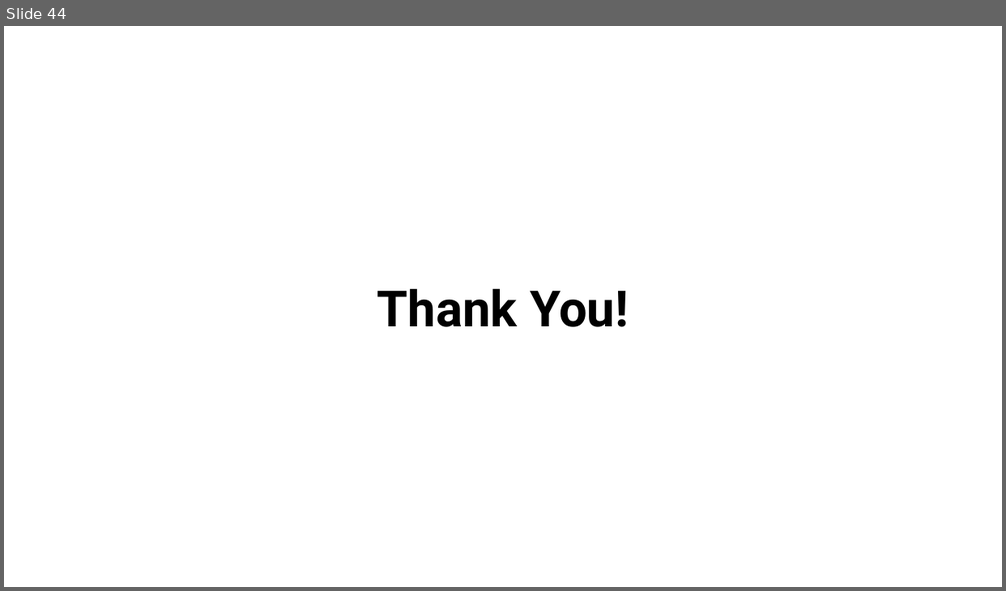
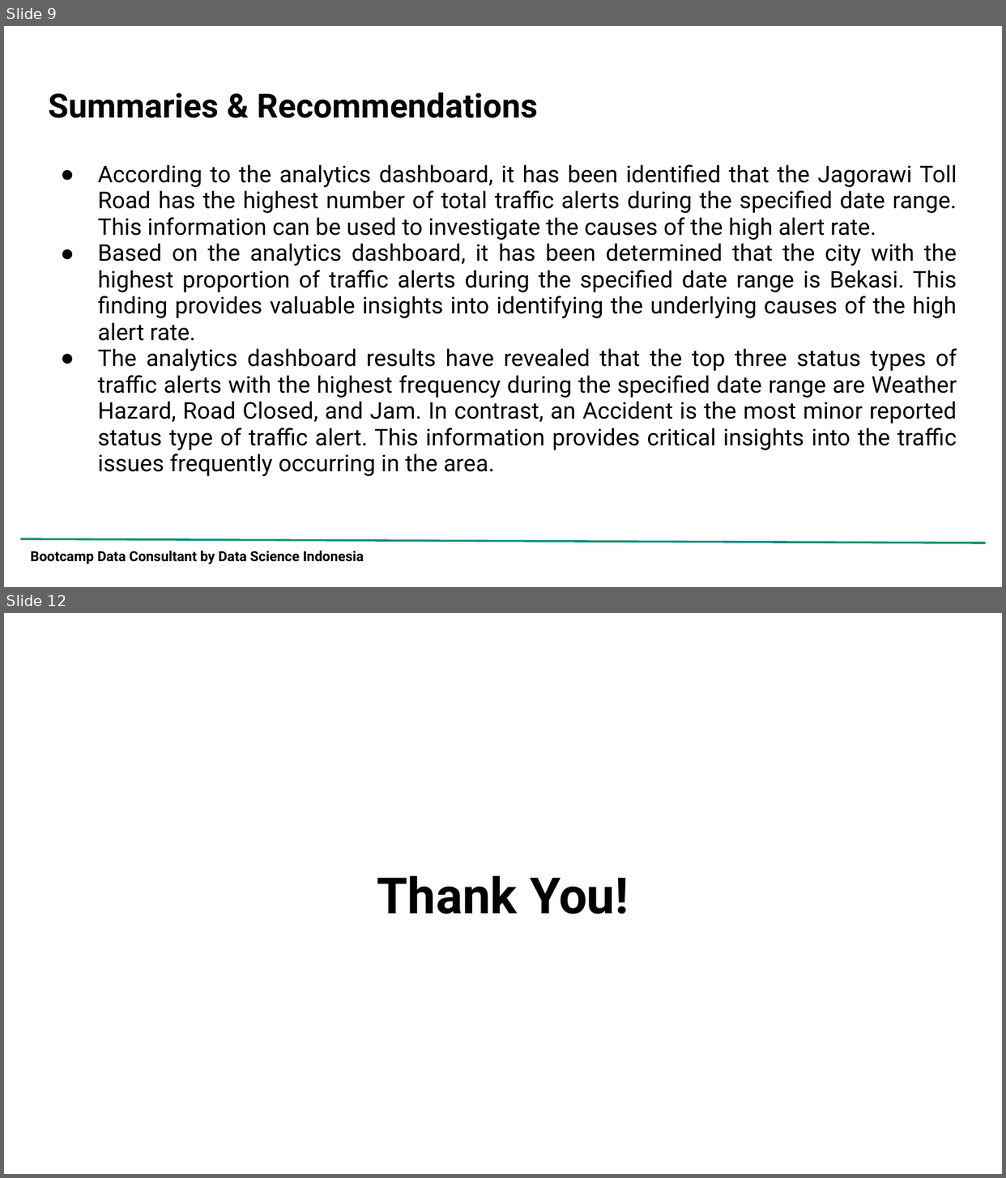
Before and after one commit to adrn-mm/DSLS_Mini-Project-DA_Adrian-Maulana-Muhammad, a slide deck: reports/Project Report_Mini Project DA_Adrian Maulana Muhammad.pptx. Shown one above the other, each under a label of ours: slide 44 before the commit, slides 9 and 12 after it; the slides between them are not shown. The pictures are 1006x591 and 1006x1178 pixels, drawn with LibreOffice and Linux fonts; fonts in the diff are those of the drawing; background and template pictures are left out. Boxes give left, top, right and bottom in pixels: in the first picture for what was removed or moved away, otherwise in the second. Text is boxed around its words. In the diff, an @@ line names an element or a change of style, - is before the commit and + after.

Commit message:
Updating project report

```diff
--- a/reports/Project Report_Mini Project DA_Adrian Maulana Muhammad.pptx
+++ b/reports/Project Report_Mini Project DA_Adrian Maulana Muhammad.pptx
@@ slide 9 added at bbox=[4, 26, 1002, 587], background picture (left out) @@
@@ title added at bbox=[48, 92, 537, 118], 24 pt, text #000000, bold @@
+Summaries & Recommendations
@@ text added at bbox=[98, 165, 957, 476], 16.6 pt, text #000000 @@
+● According to the analytics dashboard, it has been identified that the Jagorawi Toll Road has the highest number of total traffic alerts during the specified date range. This information can be used to investigate the causes of the high alert rate.
+● Based on the analytics dashboard, it has been determined that the city with the highest proportion of traffic alerts during the specified date range is Bekasi. This finding provides valuable insights into identifying the underlying causes of the high alert rate.
+● The analytics dashboard results have revealed that the top three status types of traffic alerts with the highest frequency during the specified date range are Weather Hazard, Road Closed, and Jam. In contrast, an Accident is the most minor reported status type of traffic alert. This information provides critical insights into the traffic issues frequently occurring in the area.
@@ line added from (21, 539) to (985, 543), #0A9079 1.5 pt @@
@@ text added at bbox=[31, 551, 364, 565], 10 pt, text #000000, bold @@
+Bootcamp Data Consultant by Data Science Indonesia
@@ what was slide 44 is now slide 12 @@
```
Also in this commit, not shown: 7 slides changed, 3 other slides added, 36 slides removed, 1 other file.
